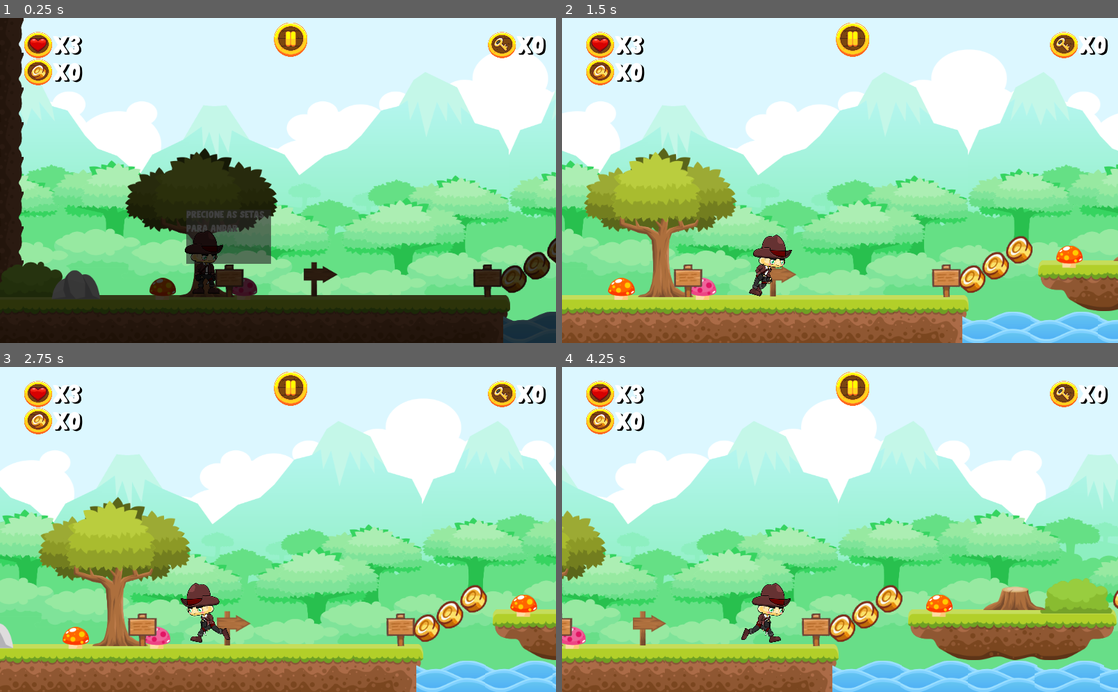
Above: before the commit, frames 1-4 (two rows, left to right).
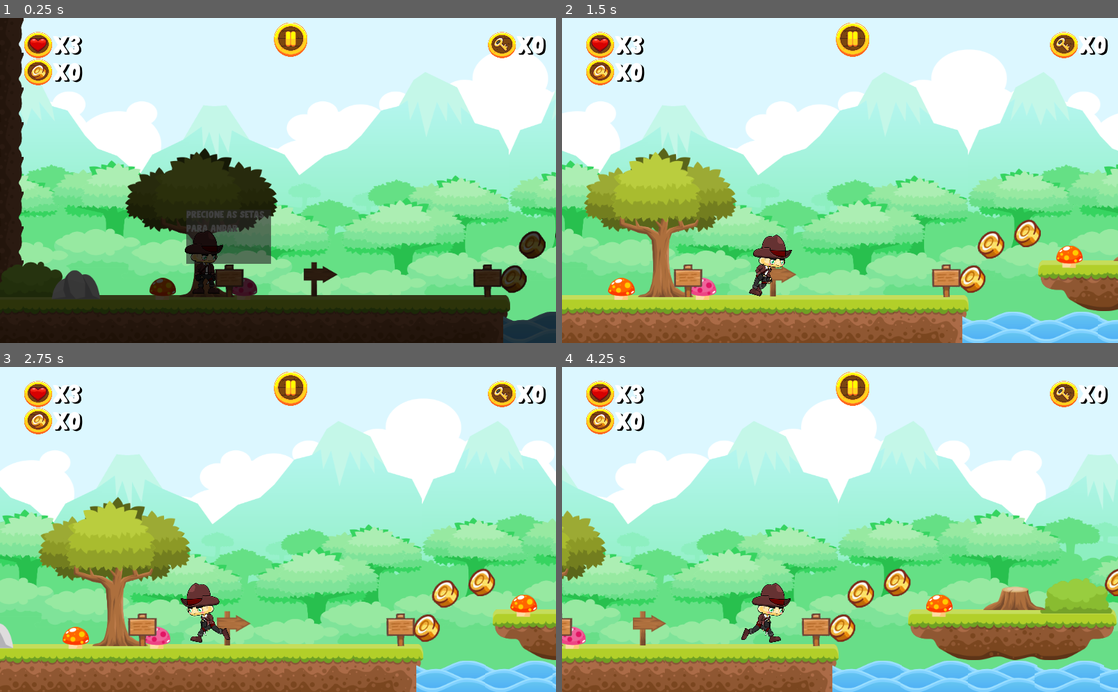
Above: after the commit, the same moments.

Repository: soapmactavish23/Threasure-Hunter
Game: Godot game, scene res://Scenes/tutorial.tscn
Same seed, same stepped clock (60 frames per second), same inputs: the game is played once before the commit and once after it. This scene is started directly instead of the project's main scene.
Inputs:
- Up to frame 1 (0.25 s): no input
- Up to frame 2 (1.5 s): tap Enter (ui_accept) at 0.5, 0.77 s; hold Right (ui_right) from 0.53 s (still down); tap E (action) at 0.6, 1.35 s
- Up to frame 3 (2.75 s): tap Enter (ui_accept) at 1.52 s; release Right (ui_right) at 2.03 s; hold Left (ui_left) from 2.03 s (still down); tap E (action) at 2.1 s
- Up to frame 4 (4.25 s): release Left (ui_left) at 2.78 s; hold Right (ui_right) from 2.78 s (still down); tap E (action) at 2.85, 3.6 s; tap Enter (ui_accept) at 3.02, 3.77 s

The runs differ from the first frame. In frame 1, 0.7% of the frame differs, in the area x 93-100%, y 65-81%; in frame 2, 1.1%; in frame 3, 1.1%; in frame 4, 1.3%, in the area x 51-100%, y 61-81%.

Commit message:
'bau-finalizado'

Diff:
--- a/Scenes/tutorial.tscn
+++ b/Scenes/tutorial.tscn
@@ -115,8 +115,6 @@
 
 func _on_portal_body_entered(body):
 	mudaCena(scenes[3])
-
-
 "
 
 [sub_resource type="RectangleShape2D" id=2]
@@ -199,19 +197,19 @@
 position = Vector2( 1032.99, 487.26 )
 
 [node name="itens-coletaveis-moedas2" parent="moedas" instance=ExtResource( 8 )]
-position = Vector2( 1076.05, 462.654 )
+position = Vector2( 1067.7, 424.24 )
 
 [node name="itens-coletaveis-moedas3" parent="moedas" instance=ExtResource( 8 )]
-position = Vector2( 1119.75, 433.204 )
+position = Vector2( 1134.78, 403.141 )
 
 [node name="itens-coletaveis-moedas4" parent="moedas" instance=ExtResource( 8 )]
-position = Vector2( 1556.75, 433.204 )
+position = Vector2( 1541.72, 403.141 )
 
 [node name="itens-coletaveis-moedas5" parent="moedas" instance=ExtResource( 8 )]
-position = Vector2( 1603.3, 452.204 )
+position = Vector2( 1628.35, 420.471 )
 
 [node name="itens-coletaveis-moedas6" parent="moedas" instance=ExtResource( 8 )]
-position = Vector2( 1651.75, 478.803 )
+position = Vector2( 1685.15, 473.792 )
 
 [node name="itens-coletaveis-moedas7" parent="moedas" instance=ExtResource( 8 )]
 position = Vector2( 2606.83, 478.803 )
@@ -467,6 +465,7 @@
 custom_fonts/font = SubResource( 12 )
 [connection signal="body_entered" from="portal" to="." method="_on_portal_body_entered"]
 [connection signal="body_entered" from="alavanca" to="." method="_on_alavanca_body_entered"]
+[connection signal="body_exited" from="alavanca" to="alavanca" method="_on_alavanca_body_exited"]
 [connection signal="body_entered" from="placa_info" to="." method="_on_placa_info_body_entered"]
 [connection signal="body_exited" from="placa_info" to="." method="_on_placa_info_body_exited"]
 [connection signal="body_entered" from="placa_info2" to="." method="_on_placa_info2_body_entered"]
--- a/Scripts/Pause.gd
+++ b/Scripts/Pause.gd
@@ -5,6 +5,7 @@
 
 func pauseAtivo():
 	$ColorRect.show()
+	get_tree().call_group("scenes","jogo_pausado")
 
 func pauseDesativado():
 	$ColorRect.hide()
--- a/Scripts/alavanca.gd
+++ b/Scripts/alavanca.gd
@@ -9,3 +9,6 @@
 
 func acionar():
 	get_tree().call_group("scenes","acao_alavanca")
+
+func _on_alavanca_body_exited(body):
+	colidiu_alavanca = false
--- a/Scripts/bau-ouro.gd
+++ b/Scripts/bau-ouro.gd
@@ -1,6 +1,6 @@
 extends Area2D
 
-var moeda = preload("res://Sprites/Tileset/Templo/Itens/gold-coin.png")
+var moeda = preload("res://probs/Itens/itens-coletaveis-moedas.tscn")
 var colidiu = false
 var tem_chave = false
 func _ready():
@@ -10,7 +10,11 @@
 	if Input.is_action_just_pressed("action") and colidiu and tem_chave:
 		$anim.play("aberto")
 		get_tree().call_group("scenes", "acao_bau")
-		recompensar()
+		for i in range(10):
+			recompensar()
 
 func recompensar():
-	pass
+	var m = moeda.instance()
+	get_parent().add_child(m)
+	m.position.x = position.x
+	m.position.y = position.y
--- a/probs/portal.tscn
+++ b/probs/portal.tscn
@@ -6,7 +6,6 @@
 radius = 90.8282
 
 [node name="portal" type="Area2D"]
-editor/display_folded = true
 
 [node name="Sprite" type="Sprite" parent="."]
 scale = Vector2( 1.37659, 1.64391 )
Binary file added: Prints/Product ID.PNG
Not shown, added: Prints/Product ID.PNG.import
